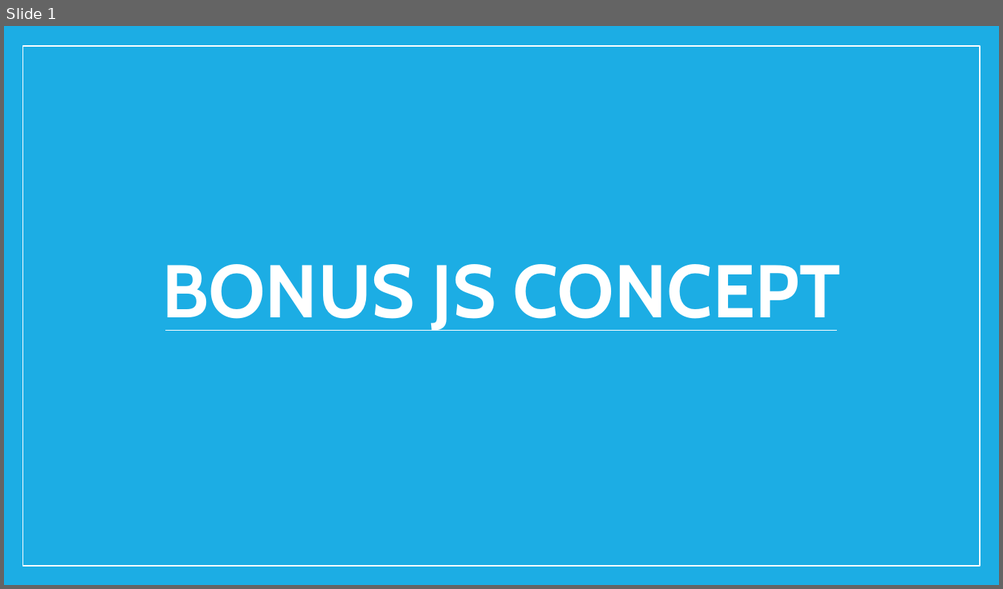
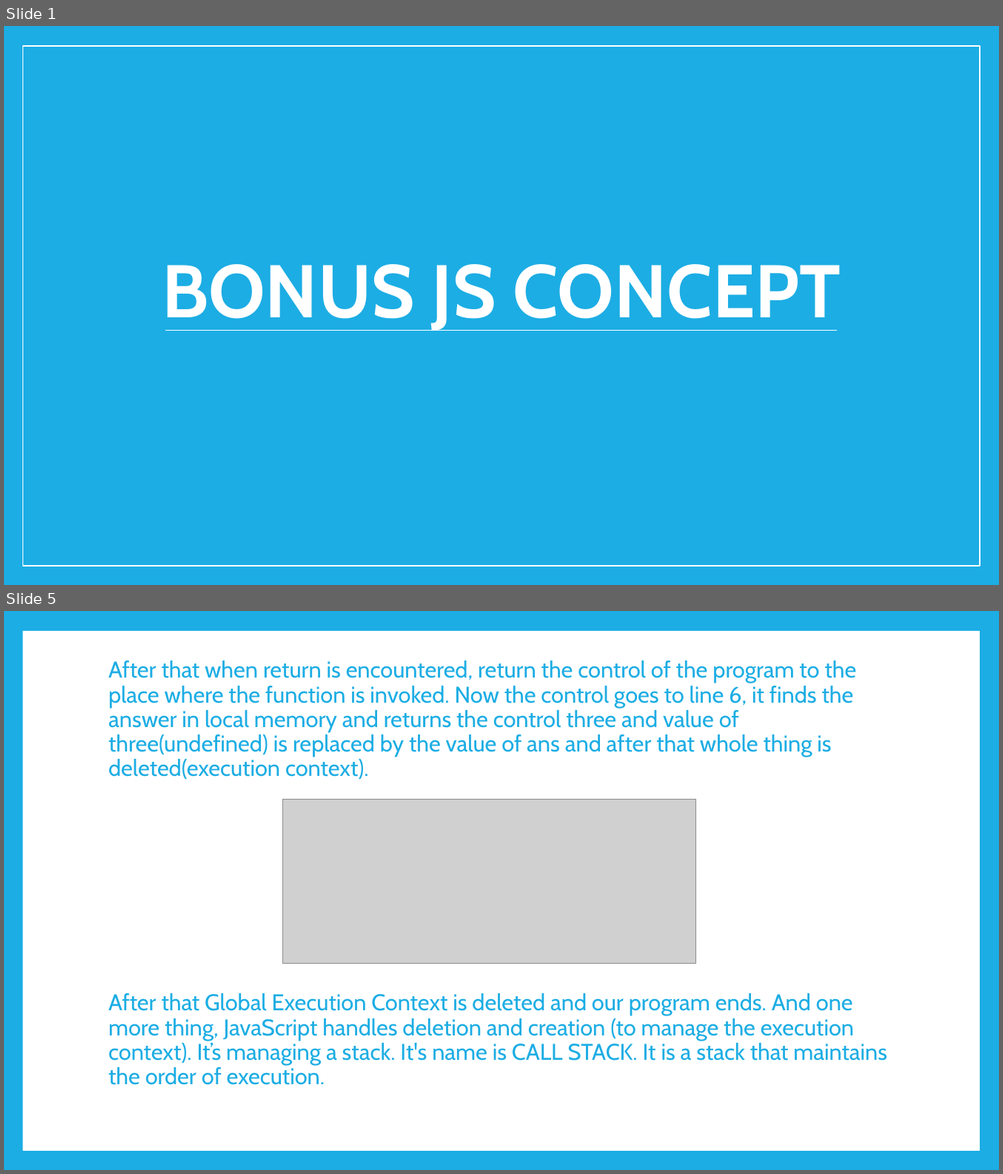
Before and after one commit to PramodJana/JavaScript, a slide deck: GFG JS Course Curriculam/Articles/009 JS Bonus Concept.pptx. Shown one above the other, each under a label of ours: slide 1 before the commit, slides 1 and 5 after it; the slides between them are not shown. The pictures are 1003x589 and 1003x1174 pixels, drawn with LibreOffice and Linux fonts; fonts in the diff are those of the drawing; grey boxes stand for pictures. Boxes give left, top, right and bottom in pixels: in the first picture for what was removed or moved away, otherwise in the second. Text is boxed around its words. In the diff, an @@ line names an element or a change of style, - is before the commit and + after.

```diff
--- a/GFG JS Course Curriculam/Articles/009 JS Bonus Concept.pptx
+++ b/GFG JS Course Curriculam/Articles/009 JS Bonus Concept.pptx
@@ slide 5 added at bbox=[4, 611, 999, 1170], background #1CADE4 @@
@@ rectangle added at bbox=[22, 631, 979, 1151], fill #FFFFFF @@
@@ text added at bbox=[108, 661, 887, 1085], 22 pt, text #1CADE4 @@
+After that when return is encountered, return the control of the program to the place where the function is invoked. Now the control goes to line 6, it finds the answer in local memory and returns the control three and value of three(undefined) is replaced by the value of ans and after that whole thing is deleted(execution context).
+After that Global Execution Context is deleted and our program ends. And one more thing, JavaScript handles deletion and creation (to manage the execution context). It’s managing a stack. It's name is CALL STACK. It is a stack that maintains the order of execution.
@@ picture added at bbox=[283, 800, 696, 964] @@
```
Also in this commit, not shown: 12 other slides added, 9 slides removed.
